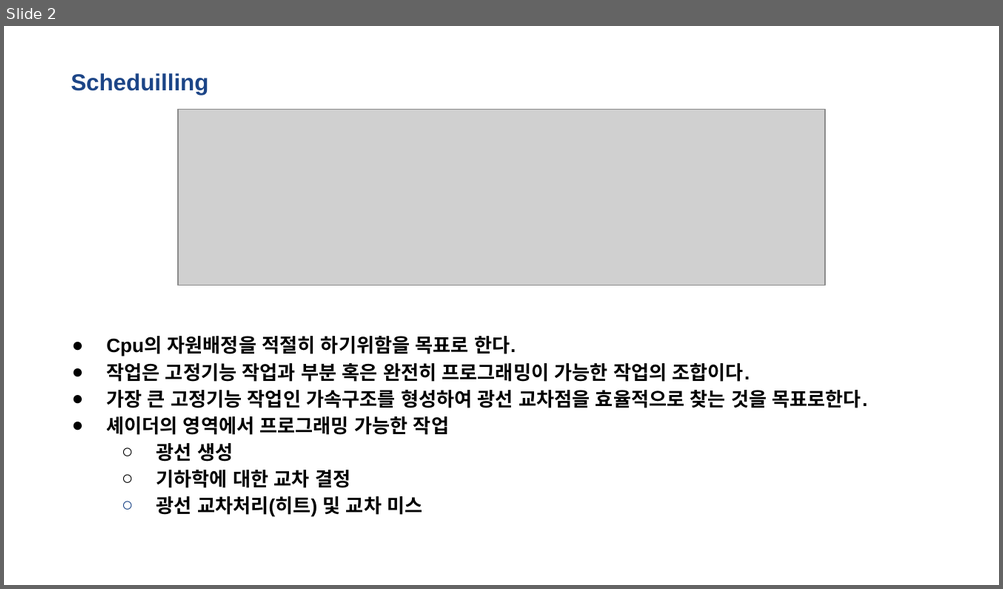
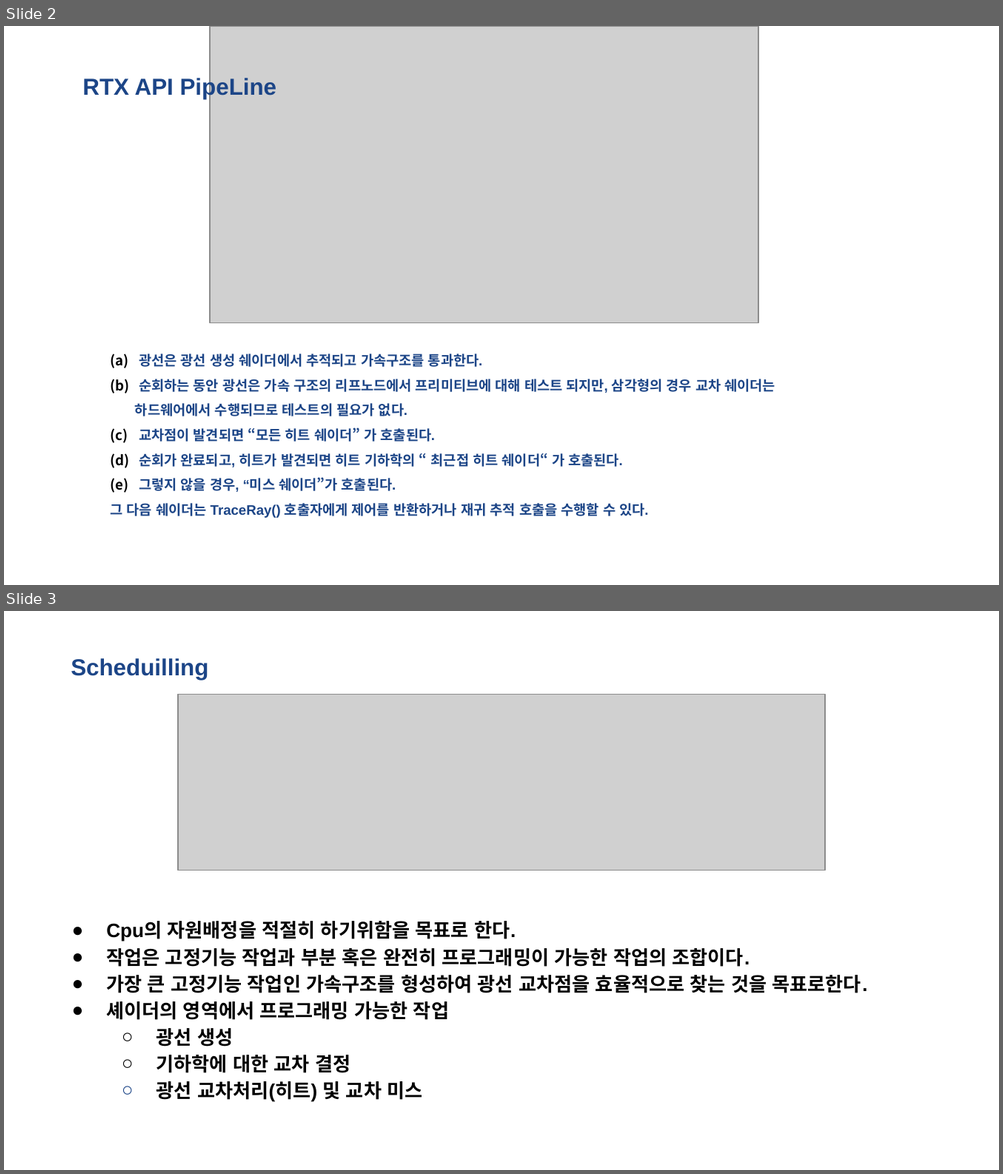
Before and after one commit to kiption/XD, a slide deck: Lab/Client/RayTracing with DirectX 12.pptx. Shown one above the other, each under a label of ours: slide 2 before the commit, slides 2 and 3 after it. The pictures are 1003x589 and 1003x1174 pixels, drawn with LibreOffice and Linux fonts; fonts in the diff are those of the drawing; grey boxes stand for pictures. Boxes give left, top, right and bottom in pixels: in the first picture for what was removed or moved away, otherwise in the second. Text is boxed around its words. In the diff, an @@ line names an element or a change of style, - is before the commit and + after.

Commit message:
#01-21 허재성 DXR_3
Shader
쉐이더 종류와
광선 생성, 미스, 히트, 교차 공부

```diff
--- a/Lab/Client/RayTracing with DirectX 12.pptx
+++ b/Lab/Client/RayTracing with DirectX 12.pptx
@@ slide 2 added at (4,26,999,585), background #FFFFFF @@
@@ picture added at (210,26,758,323) @@
@@ text added at (82,76,277,99), 16.8 pt, text #1C4587, bold @@
+RTX API PipeLine
@@ text added at (110,354,776,518), 10 pt, text #1C4587, bold @@
+(a) 광선은 광선 생성 쉐이더에서 추적되고 가속구조를 통과한다.
+(b) 순회하는 동안 광선은 가속 구조의 리프노드에서 프리미티브에 대해 테스트 되지만, 삼각형의 경우 교차 쉐이더는 하드웨어에서 수행되므로 테스트의 필요가 없다.
+(c) 교차점이 발견되면 “모든 히트 쉐이더” 가 호출된다.
+(d) 순회가 완료되고, 히트가 발견되면 히트 기하학의 “ 최근접 히트 쉐이더“ 가 호출된다.
+(e) 그렇지 않을 경우, “미스 쉐이더”가 호출된다.
+그 다음 쉐이더는 TraceRay() 호출자에게 제어를 반환하거나 재귀 추적 호출을 수행할 수 있다.
@@ what was slide 2 is now slide 3 @@
```
Also in this commit, not shown: 3 slides changed, 9 other slides added, 1 slide removed.
